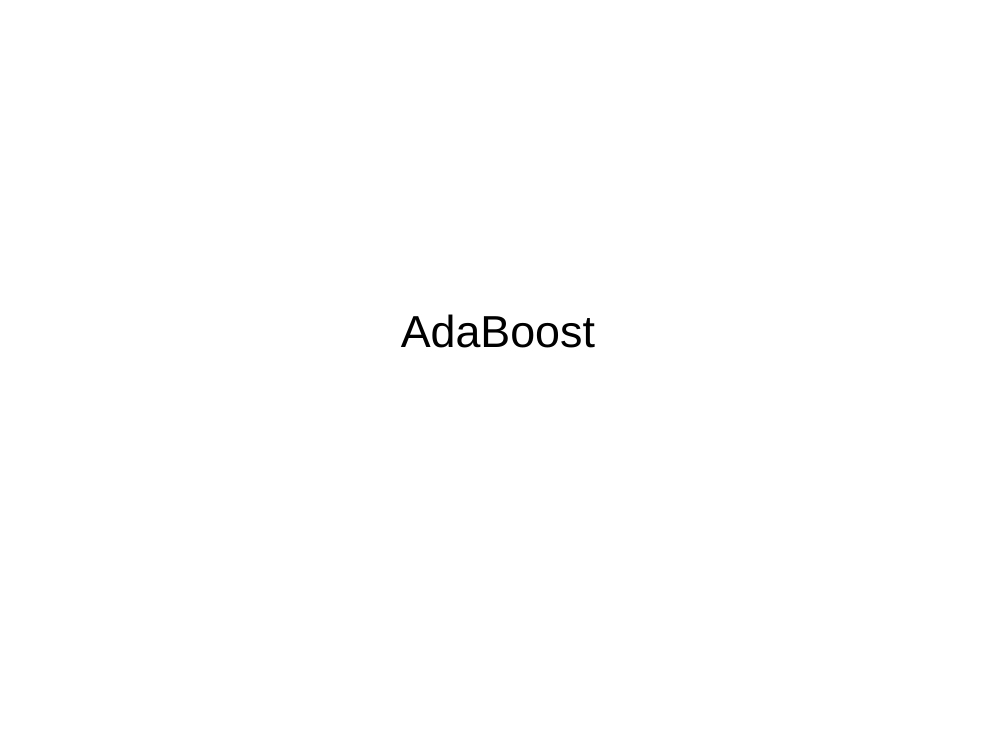
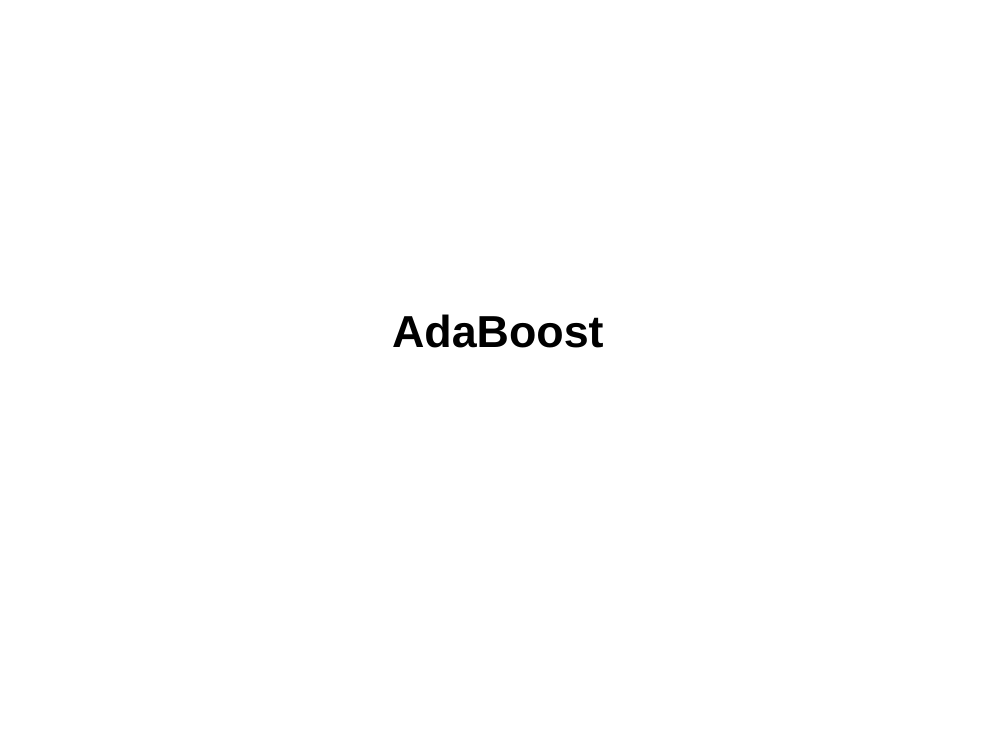
Before and after one commit to stedeck/MasterThesis, a slide deck: slide 21 of presentations/master.odp. Drawn at 1008x756 pixels with LibreOffice and Linux fonts; fonts in the diff are those of the drawing; background and template pictures are left out. Boxes give left, top, right and bottom in pixels: in the first picture for what was removed or moved away, otherwise in the second. Text is boxed around its words. In the diff, an @@ line names an element or a change of style, - is before the commit and + after.

```diff
--- a/presentations/master.odp
+++ b/presentations/master.odp
@@ subtitle "AdaBoost" at <box>392,314,603,348</box>: bold on @@
```
Also in this commit, not shown: 5 other slides changed.
